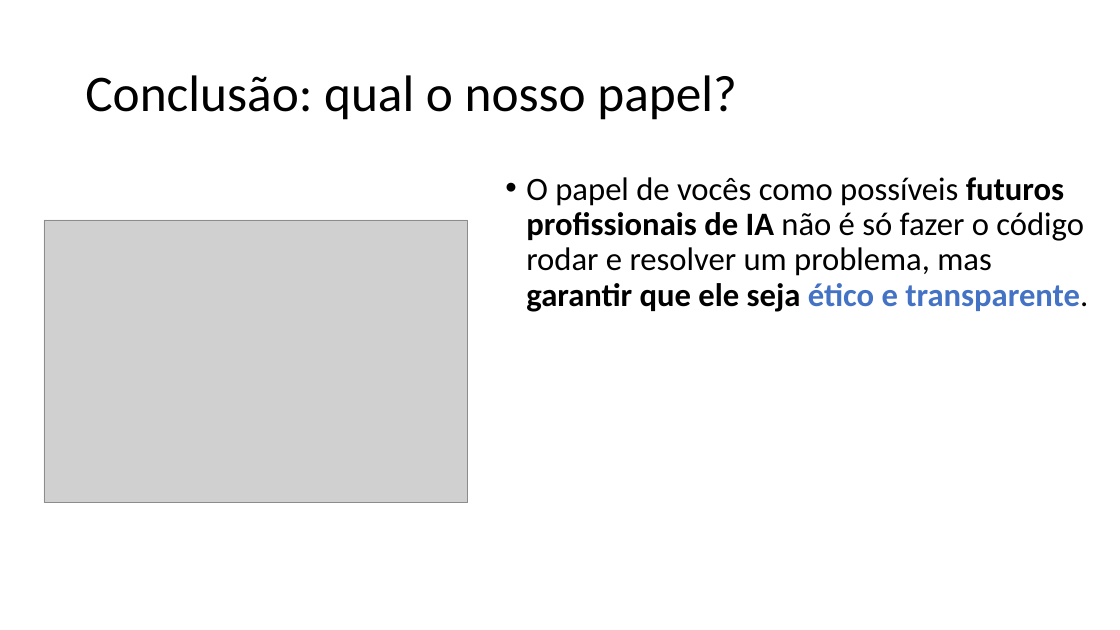
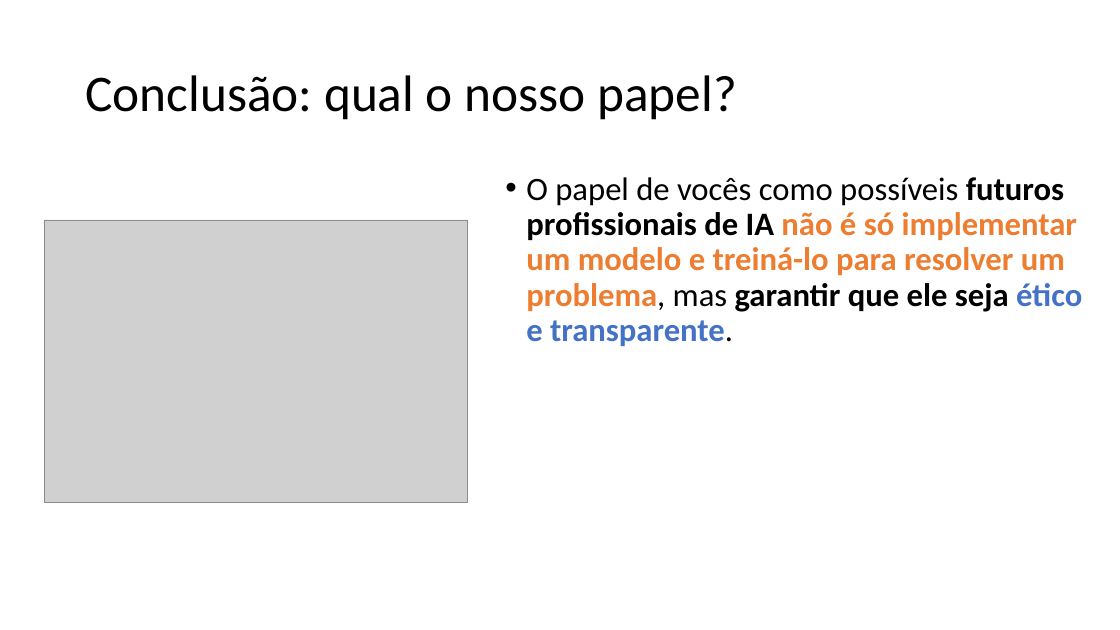
Before and after one commit to zz4fap/c24_inteligencia_artificial, a slide deck: slide 64 of slides/C24_Introdução.pptx. Drawn at 1120x630 pixels with LibreOffice and Linux fonts; fonts in the diff are those of the drawing; grey boxes stand for pictures. Boxes give left, top, right and bottom in pixels: in the first picture for what was removed or moved away, otherwise in the second. Text is boxed around its words. In the diff, an @@ line names an element or a change of style, - is before the commit and + after.

```diff
--- a/slides/C24_Introdução.pptx
+++ b/slides/C24_Introdução.pptx
@@ text at [526, 177, 1082, 346]: text changed; bold on @@
-• O papel de vocês como possíveis futuros profissionais de IA não é só fazer o código rodar e resolver um problema, mas garantir que ele seja ético e transparente.
+• O papel de vocês como possíveis futuros profissionais de IA não é só implementar um modelo e treiná-lo para resolver um problema, mas garantir que ele seja ético e transparente.
```
Also in this commit, not shown: 24 other slides changed, 1 other file.
